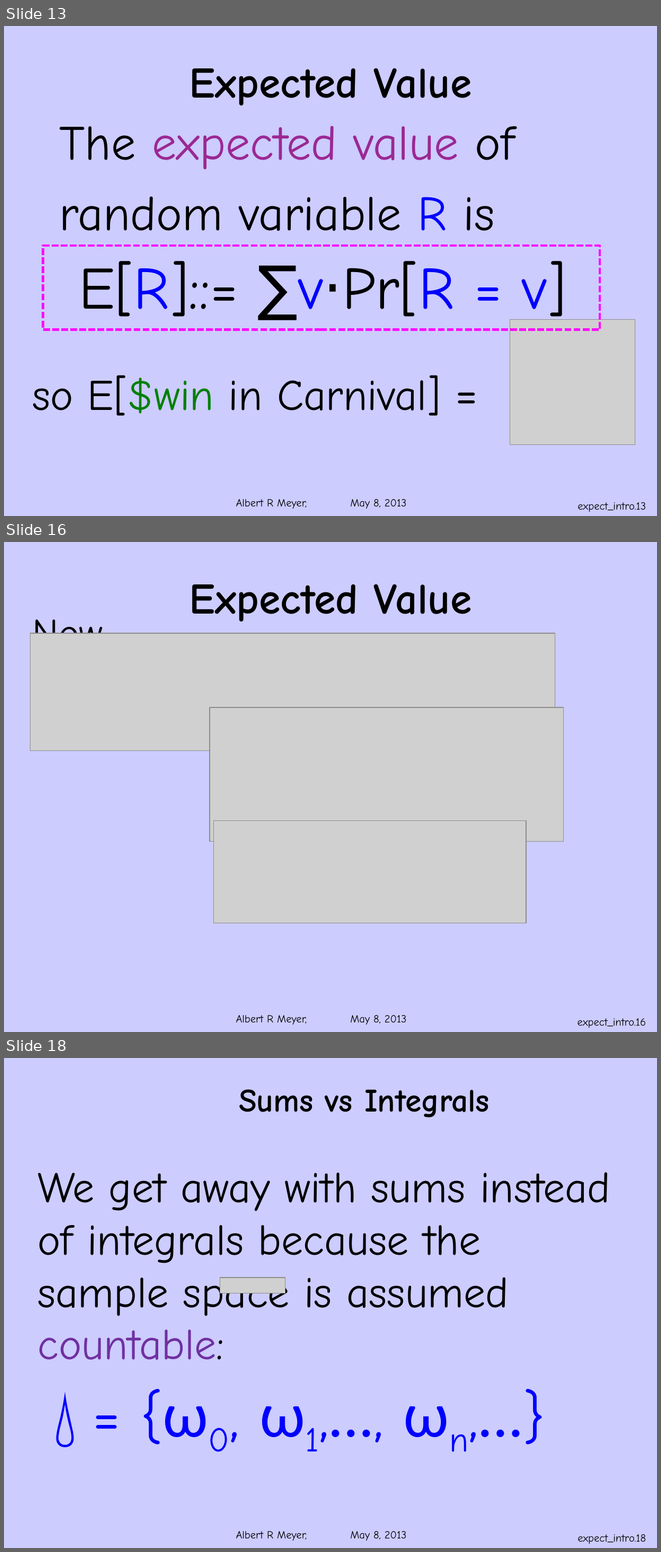
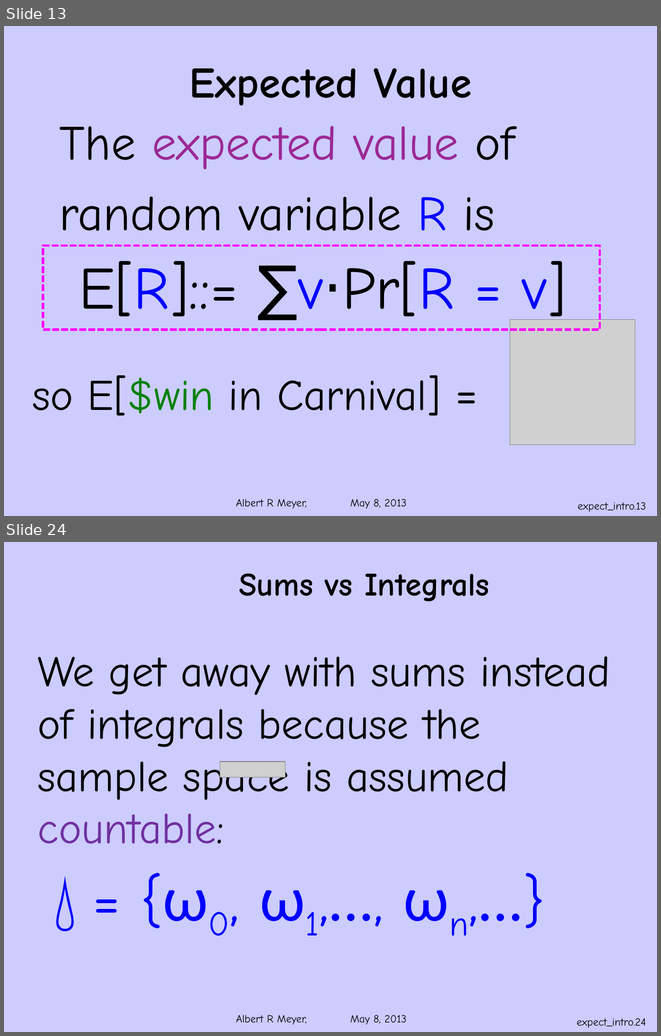
Before and after one commit to armeyer/mcs_web, a slide deck: spring13/slides13/ranvar-expect-intro.pptx. Shown one above the other, each under a label of ours: slides 13, 16 and 18 before the commit, slides 13 and 24 after it; the slides between them are not shown. The pictures are 661x1552 and 661x1036 pixels, drawn with LibreOffice and Linux fonts; fonts in the diff are those of the drawing; grey boxes stand for pictures; background and template pictures are left out. Boxes give left, top, right and bottom in pixels: in the first picture for what was removed or moved away, otherwise in the second. Text is boxed around its words. In the diff, an @@ line names an element or a change of style, - is before the commit and + after.

Commit message:
extend ranvar-expect-intro.pptx

```diff
--- a/spring13/slides13/ranvar-expect-intro.pptx
+++ b/spring13/slides13/ranvar-expect-intro.pptx
@@ slide 16 removed at [4, 542, 657, 1032], background #CCCCFF; not listed: 1 template element that a slide beside it also shows @@
@@ title removed at [190, 584, 472, 622] @@
-Expected Value
@@ text removed at [32, 612, 103, 634] @@
-Now
@@ picture removed at [30, 633, 555, 751] @@
@@ picture removed at [210, 707, 564, 841] @@
@@ picture removed at [213, 821, 526, 923] @@
@@ page number removed at [577, 1018, 646, 1027] @@
-expect_intro.16
@@ what was slide 18 is now slide 24 @@
@@ page number at [576, 1018, 646, 1027]: text changed @@
-expect_intro.18
+expect_intro.24
```
Also in this commit, not shown: 4 slides changed, 14 slides added, 1 other slide removed.
